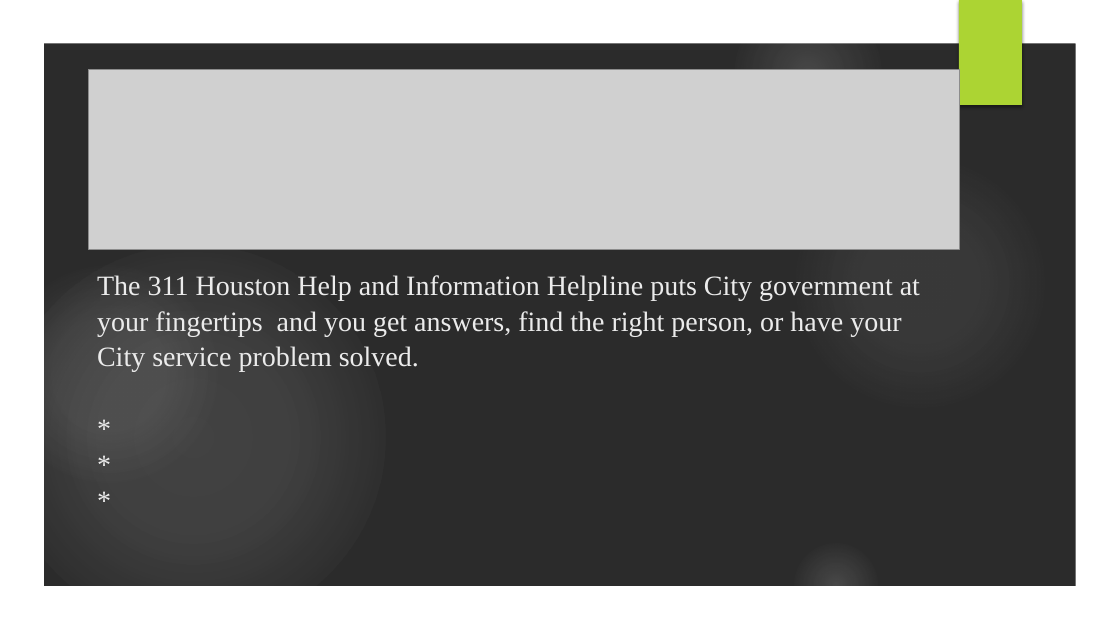
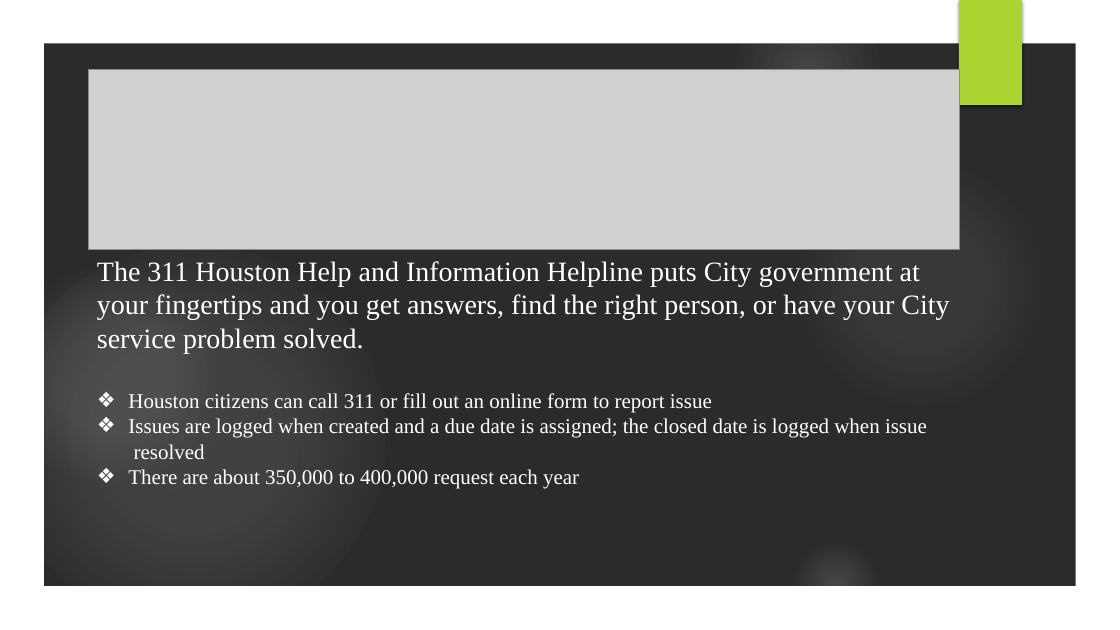
Before and after one commit to fpwirth/Final-Project, a slide deck: slide 2 of HoustonCity.pptx. Drawn at 1120x630 pixels with LibreOffice and Linux fonts; fonts in the diff are those of the drawing; grey boxes stand for pictures; background and template pictures are left out; a plain dark background stands for a picture behind light text. Boxes give left, top, right and bottom in pixels: in the first picture for what was removed or moved away, otherwise in the second. Text is boxed around its words. In the diff, an @@ line names an element or a change of style, - is before the commit and + after.

```diff
--- a/HoustonCity.pptx
+++ b/HoustonCity.pptx
@@ text "The 311 Houston Help and ..." at [97, 261, 949, 489]: vertical alignment bottom to top @@
@@ text at [97, 261, 949, 489]: text changed; size 24 to 18 pt; text colour #EBEBEB to #FFFFFF @@
-The 311 Houston Help and Information Helpline puts City government at your fingertips and you get answers, find the right person, or have your City service problem solved.
-*
-*
-*
+The 311 Houston Help and Information Helpline puts City government at your fingertips and you get answers, find the right person, or have your City service problem solved.
+❖ Houston citizens can call 311 or fill out an online form to report issue
+❖ Issues are logged when created and a due date is assigned; the closed date is logged when issue resolved
+❖ There are about 350,000 to 400,000 request each year
```
Also in this commit, not shown: 5 slides added, 1 slide removed, 4 other files.
